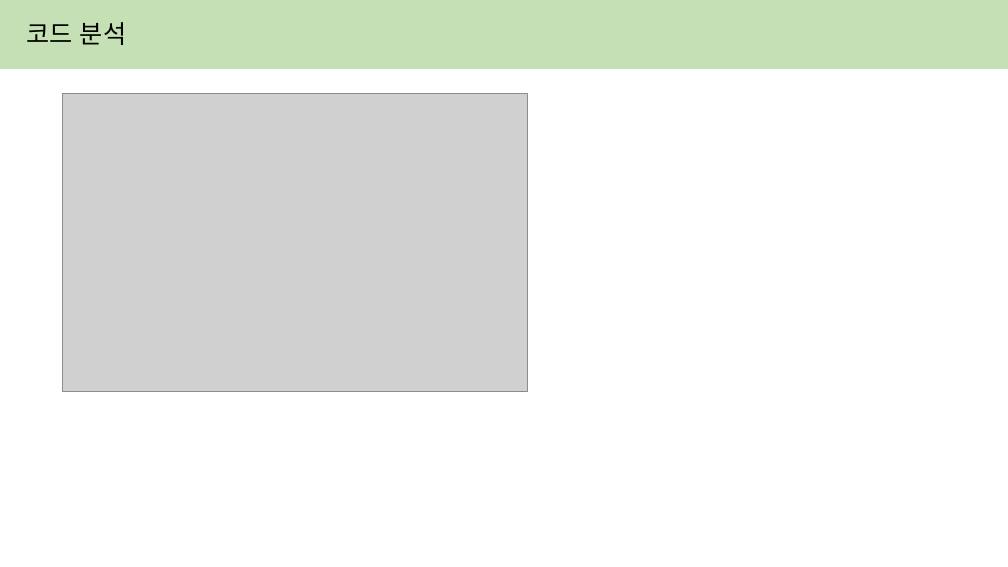
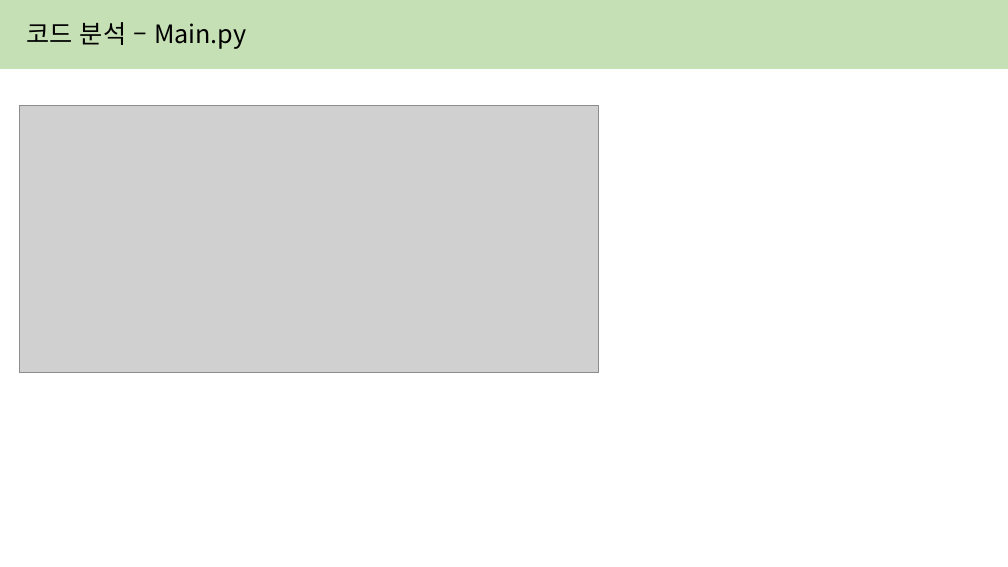
Before and after one commit to yejin087/study_image_caption, a slide deck: slide 6 of 6주차.pptx (slide 4 before the commit). Drawn at 1008x567 pixels with LibreOffice and Linux fonts; fonts in the diff are those of the drawing; grey boxes stand for pictures. Boxes give left, top, right and bottom in pixels: in the first picture for what was removed or moved away, otherwise in the second. Text is boxed around its words. In the diff, an @@ line names an element or a change of style, - is before the commit and + after.

```diff
--- a/6주차.pptx
+++ b/6주차.pptx
@@ text at <box>27,22,247,49</box>: text changed @@
-코드 분석
+코드 분석 – Main.py
@@ picture: place and size @@
-picture at <box>62,94,527,392</box>
+picture at <box>19,105,599,373</box>
```
Also in this commit, not shown: 5 other slides changed, 5 slides added, 13 other files.
